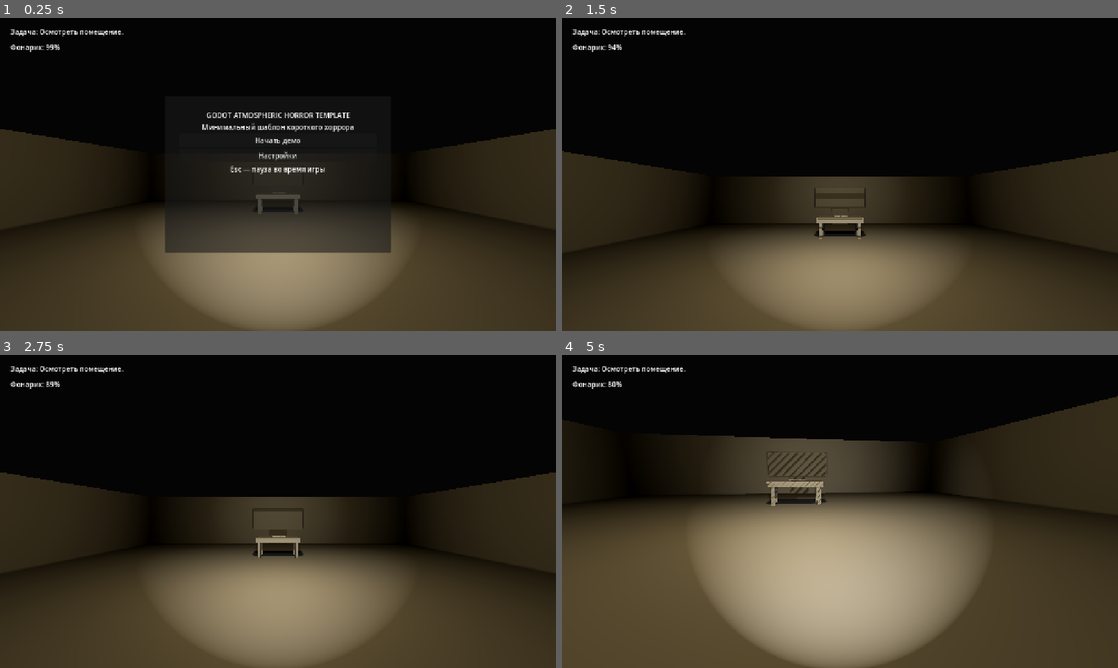
Above: before the commit, frames 1-4 (two rows, left to right).
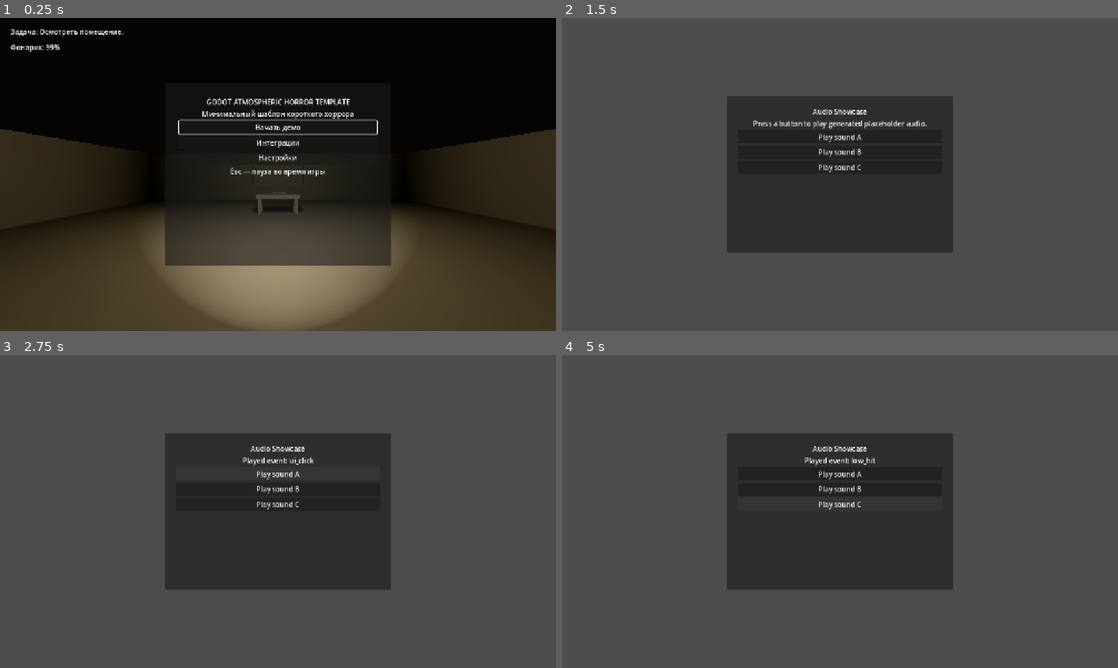
Above: after the commit, the same moments.

Repository: True-Ruslan/godot-simple-tamplate
Game: Godot game, scene res://game/scenes/Main.tscn
Same seed, same stepped clock (60 frames per second), same inputs: the game is played once before the commit and once after it.
Inputs (mouse positions are in pixels of both pictures, inside the frame that each line leads up to):
- Up to frame 1 (0.25 s): no input
- Up to frame 2 (1.5 s): click (840, 143) at 0.5 s, where only the run after the commit has a clickable "Интеграции"; click (840, 124) at 1.25 s, where only the run after the commit has a clickable "Audio events"
- Up to frame 3 (2.75 s): click (278, 473) at 2 s, where only the run after the commit has a clickable "Play sound A"
- Up to frame 4 (5 s): click (840, 489) at 2.75 s, where only the run after the commit has a clickable "Play sound B"; click (840, 505) at 3.5 s, where only the run after the commit has a clickable "Play sound C"; move the mouse to (867, 511) at 4.27 s; hold W (move_forward) from 4.28 s (still down); hold Ctrl (crouch) from 4.28 s (still down)

The runs differ from the first frame. In frame 1, 3.8% of the frame differs, in the area x 29-71%, y 25-80%; in frame 2, 96%; in frame 3, 96%; in frame 4, 96%, in the area x 0-100%, y 0-100%.
Error before the commit: Invalid access to property or key 'pressed' on a base object of type 'null instance'. (res://game/scripts/ui/MenuController.gd:24)

Commit message:
feat: add integrations button to main menu

Diff:
--- a/game/scenes/ui/MenuLayer.tscn
+++ b/game/scenes/ui/MenuLayer.tscn
@@ -33,9 +33,9 @@
 anchor_right = 0.5
 anchor_bottom = 0.5
 offset_left = -260.0
-offset_top = -180.0
+offset_top = -210.0
 offset_right = 260.0
-offset_bottom = 180.0
+offset_bottom = 210.0
 grow_horizontal = 2
 grow_vertical = 2
 
@@ -65,6 +65,10 @@
 [node name="StartButton" type="Button" parent="Root/MainMenu/Panel/MarginContainer/VBoxContainer"]
 layout_mode = 2
 text = "Начать демо"
+
+[node name="IntegrationsButton" type="Button" parent="Root/MainMenu/Panel/MarginContainer/VBoxContainer"]
+layout_mode = 2
+text = "Интеграции"
 
 [node name="SettingsButton" type="Button" parent="Root/MainMenu/Panel/MarginContainer/VBoxContainer"]
 layout_mode = 2
